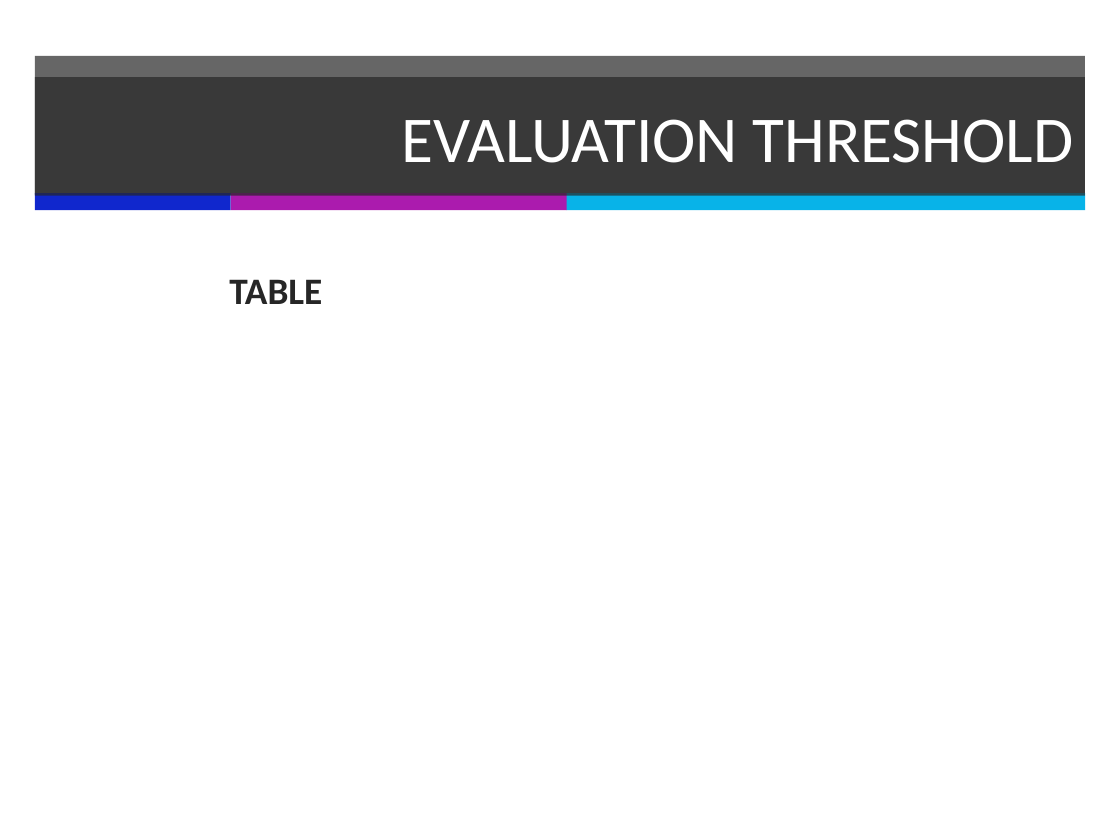
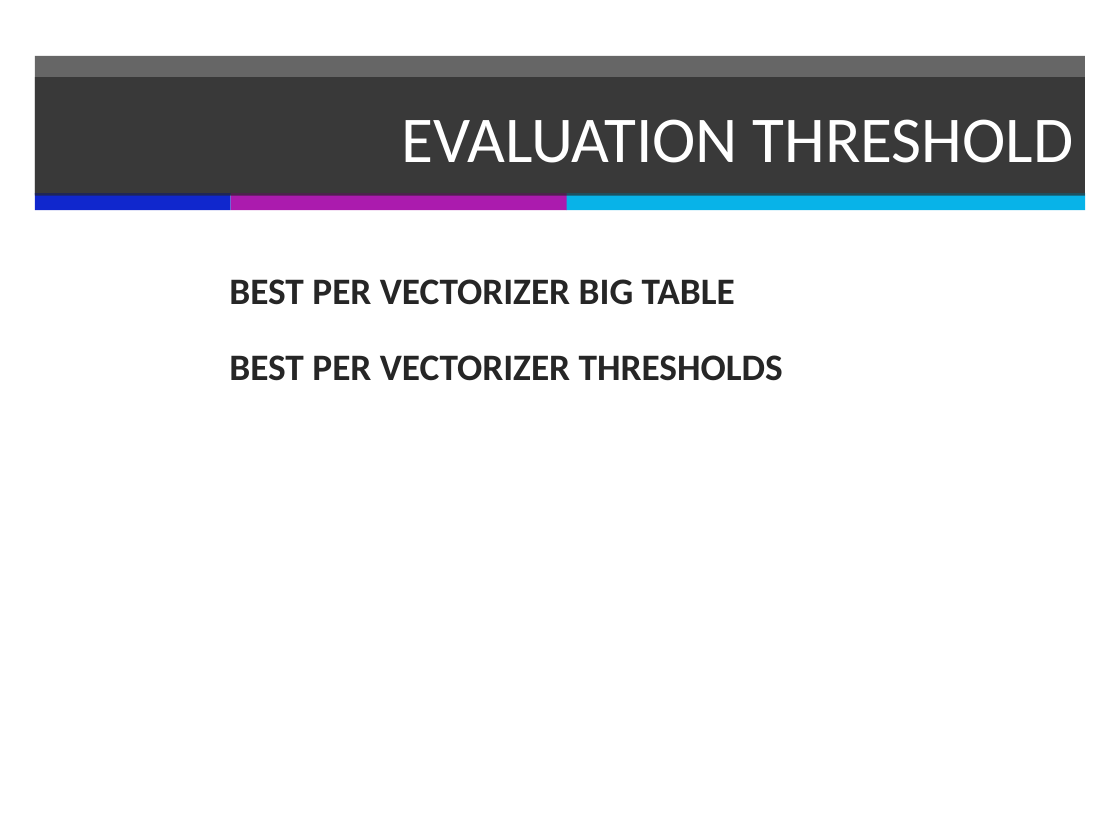
Before and after one commit to PerceptumNL/TweedejaarsProject, a slide deck: slide 13 of doc/finalpresentation.pptx. Drawn at 1120x840 pixels with LibreOffice and Linux fonts; fonts in the diff are those of the drawing. Boxes give left, top, right and bottom in pixels: in the first picture for what was removed or moved away, otherwise in the second. Text is boxed around its words. In the diff, an @@ line names an element or a change of style, - is before the commit and + after.

```diff
--- a/doc/finalpresentation.pptx
+++ b/doc/finalpresentation.pptx
@@ text at bbox=[229, 279, 783, 381]: text changed @@
-TABLE
+BEST PER VECTORIZER BIG TABLE
+BEST PER VECTORIZER THRESHOLDS
```
Also in this commit, not shown: 6 other slides changed, 1 slide removed, 1 other file.
